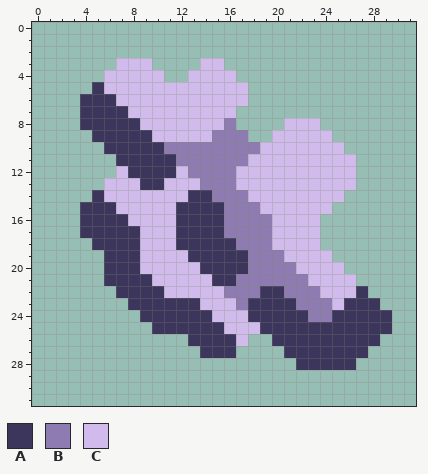
File history of a pixel-art sprite, assets/sprites/items/ferbium.png. This is how it looked before the edit.
The file is 32x32 pixels.
Palette (. is transparent): A #3c365d  B #8e7bb1  C #d1bbed
Pixels before, first column x 4:
 3 ...CCC....CC..............
 4 ..CCCCC..CCCC.............
 5 .ACCCCCCCCCCCC............
 6 AAACCCCCCCCCCC............
 7 AAAACCCCCCCCC.............
 8 AAAAACCCCCCCB....CCC......
 9 .AAAAACCCCCBBB..CCCCC.....
10 ..AAAAABBBBBBBBCCCCCCC....
11 ...AAAAABBBBBBCCCCCCCCC...
12 ...CAAAACBBBBCCCCCCCCCC...
13 ..CCCAACCCBBBCCCCCCCCCC...
14 .ACCCCCCCAABBBCCCCCCCC....
15 AAACCCCCAAAABBBCCCCCC.....
16 AAAACCCCAAAABBBBCCCC......
17 AAAAACCCAAAABBBBCCCC......
18 .AAAACCCAAAAABBBCCCC......
19 ..AAACCCCAAAAABBBCCCC.....
20 ..AAACCCCCAAAABBBBCCCC....
21 ..AAAACCCCCAABBBBBBCCCC...
22 ...AAAACCCCCBBBAABBBCCCA..
23 ....AAAAAACCCBAAAABBBCAAA.
24 .....AAAAAACCCAAAAABBAAAAA
25 ......AAAAAACCCAAAAAAAAAAA
26 .........AAAAC..AAAAAAAAA.
27 ..........AAA....AAAAAAA..
28 ..................AAAAA...
Once edited:
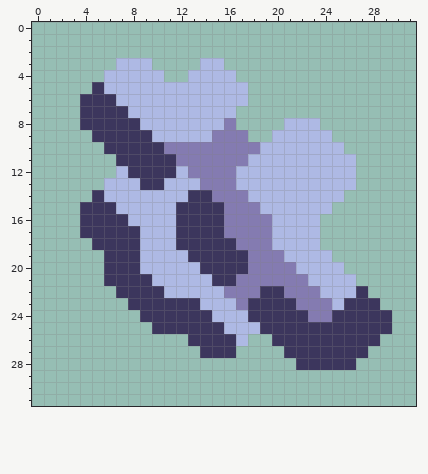
Edits made:
colour B: #8e7bb1 -> #847bb1
colour C: #d1bbed -> #aeb9e4
Pixel boxes of the changes (left, top, right, bottom) in both pictures:
changed: (104, 58, 356, 346)
